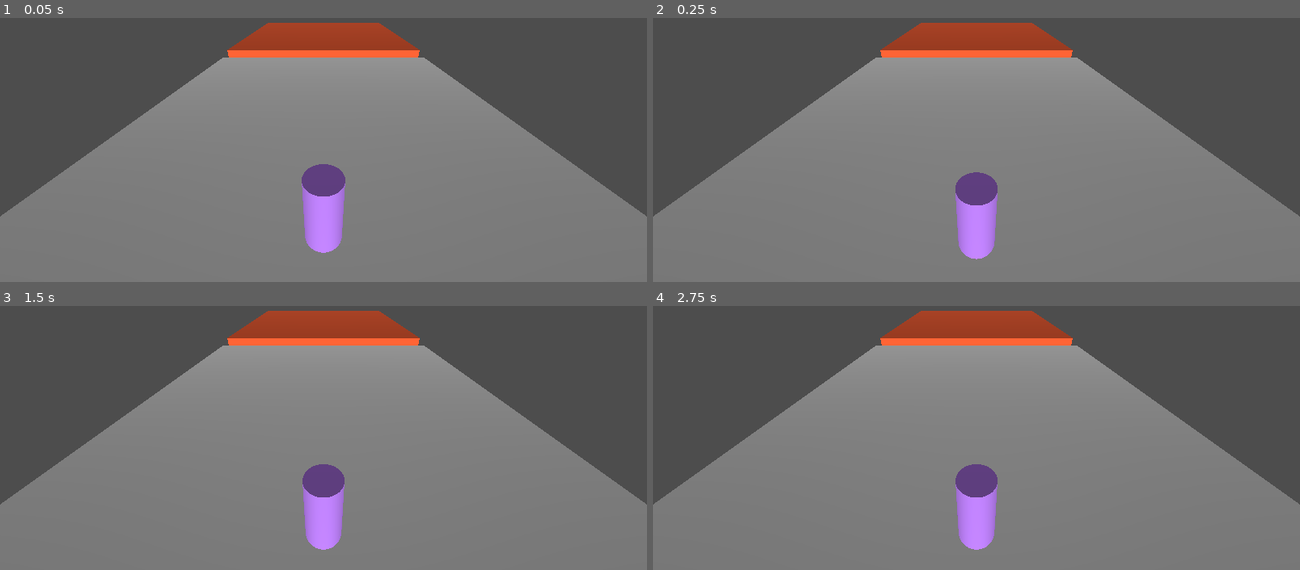
Above: before the commit, frames 1-4 (two rows, left to right).
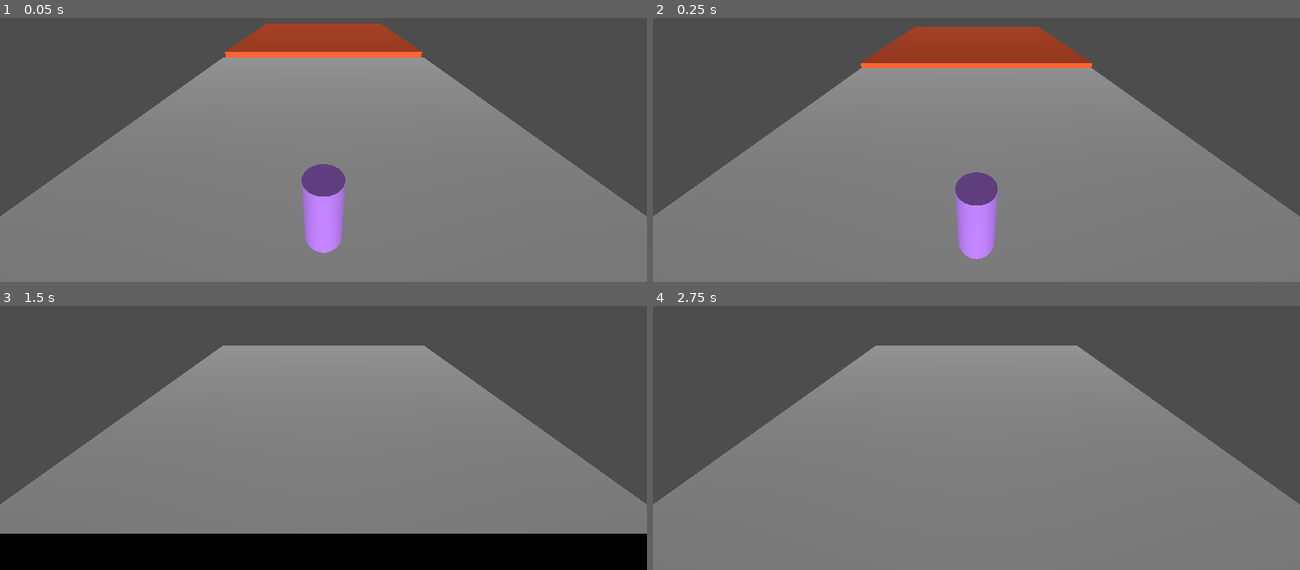
Above: after the commit, the same moments.

Repository: MedusaTea/signal-run
Game: Godot game, scene res://scenes/main.tscn
Two runs of this game, one before a commit and one after it. Both use one fixed random seed, a clock stepped at 60 frames per second and the inputs below.
Inputs:
- Up to frame 1 (0.05 s): no input
- Up to frame 2 (0.25 s): no input
- Up to frame 3 (1.5 s): no input
- Up to frame 4 (2.75 s): tap Enter at 2 s

The runs differ from the first frame. In frame 1, 0.3% of the frame differs, in the area x 34-66%, y 1-15%; in frame 2, 2.5%; in frame 3, 19%, in the area x 0-100%, y 1-100%; in frame 4, 5.0%.

Commit message:
okay the collision stuff and terrain moving worked perfectly

Diff:
--- a/scenes/terrain_test.tscn
+++ b/scenes/terrain_test.tscn
@@ -1,4 +1,6 @@
 [gd_scene format=3 uid="uid://0gf2o6l5kwjf"]
+
+[ext_resource type="Script" uid="uid://dw0q0770u60br" path="res://scripts/terrain_test.gd" id="1_w3uoq"]
 
 [sub_resource type="BoxShape3D" id="BoxShape3D_sgp6g"]
 
@@ -12,7 +14,9 @@
 
 [node name="TerrainTest" type="RigidBody3D" unique_id=613985946]
 collision_layer = 2
-freeze = true
+gravity_scale = 0.0
+linear_velocity = Vector3(0, 0, 20)
+script = ExtResource("1_w3uoq")
 
 [node name="CollisionShape3D" type="CollisionShape3D" parent="." unique_id=1207817867]
 transform = Transform3D(20, 0, 0, 0, 20, 0, 0, 0, 20, 0, -11.399407, -8.735326)
--- /dev/null
+++ b/scripts/terrain_test.gd
@@ -0,0 +1,7 @@
+extends RigidBody3D
+
+func _ready() -> void:
+	pass
+
+func _physics_process(delta: float) -> void:
+	pass
Not shown, added: scripts/terrain_test.gd.uid
